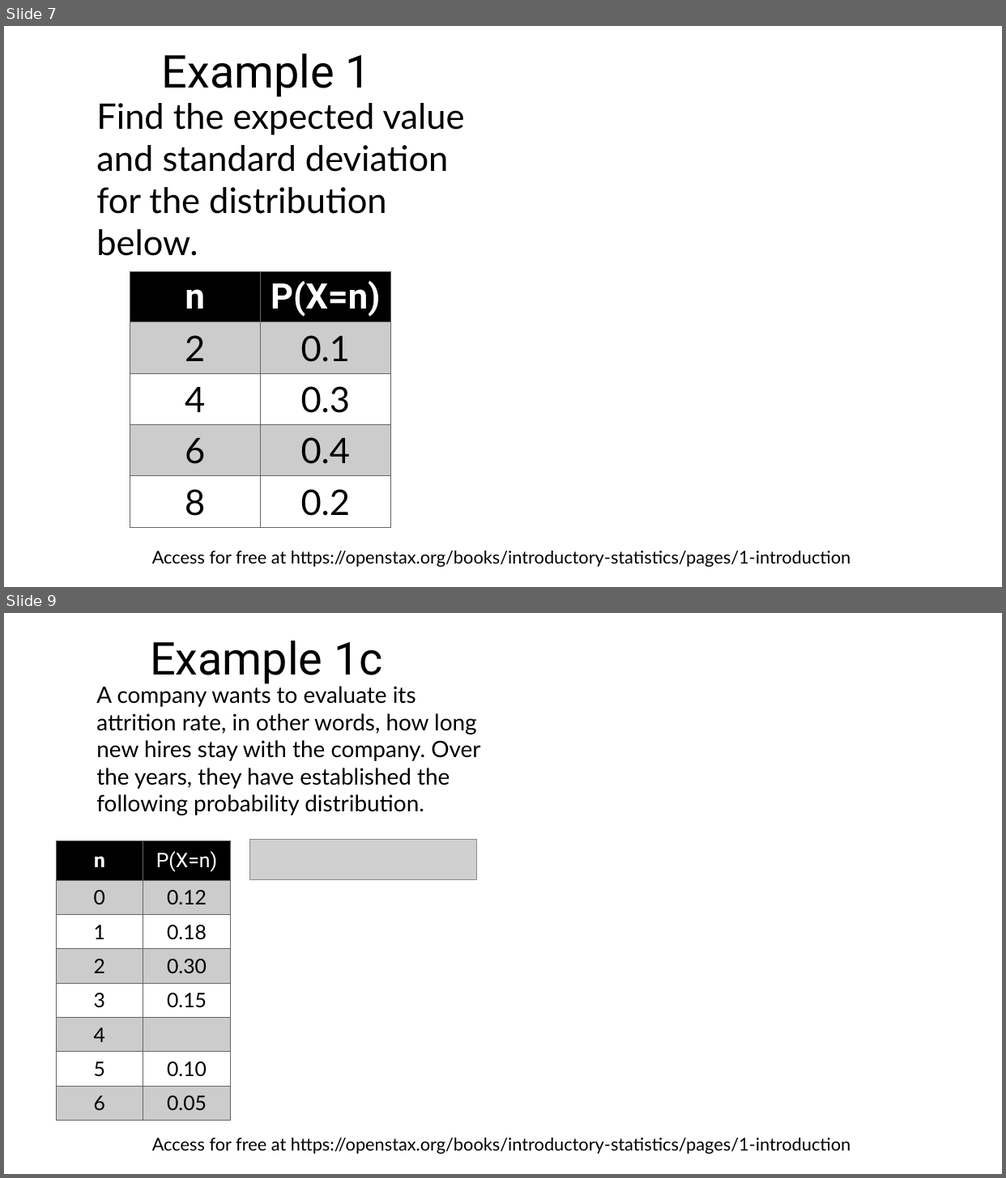
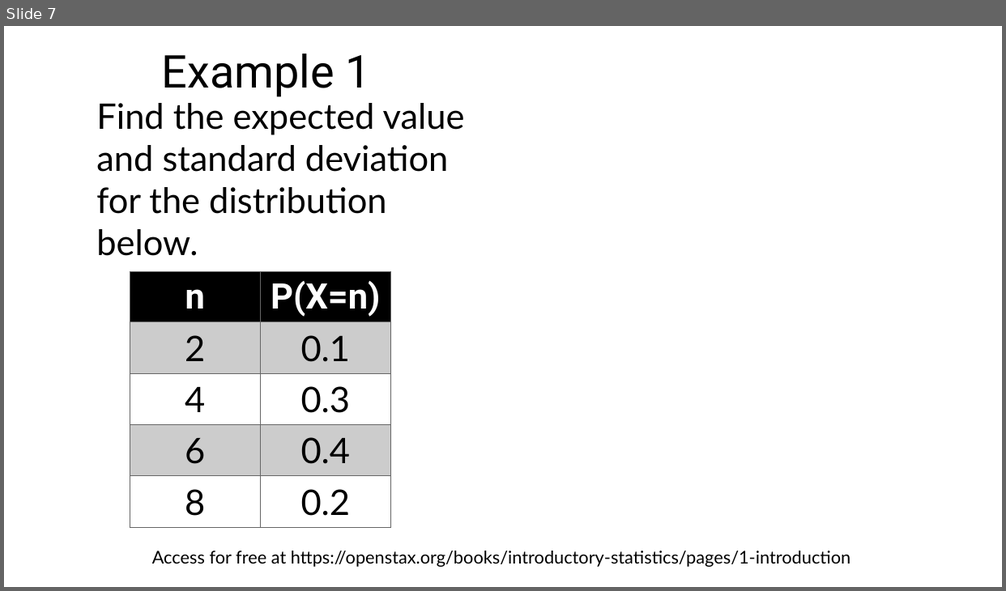
Before and after one commit to Prof-Sears/prof-sears.github.io, a slide deck: peertube_materials/expected_value_and_standard_deviation-slides.odp. Shown one above the other, each under a label of ours: slides 7 and 9 before the commit, slide 7 after it; the slides between them are not shown. The pictures are 1006x1178 and 1006x591 pixels, drawn with LibreOffice and Linux fonts; fonts in the diff are those of the drawing; grey boxes stand for pictures. Boxes give left, top, right and bottom in pixels: in the first picture for what was removed or moved away, otherwise in the second. Text is boxed around its words. In the diff, an @@ line names an element or a change of style, - is before the commit and + after.

```diff
--- a/peertube_materials/expected_value_and_standard_deviation-slides.odp
+++ b/peertube_materials/expected_value_and_standard_deviation-slides.odp
@@ slide 9 removed at [4, 613, 1002, 1174], background #FFFFFF @@
@@ title removed at [150, 641, 383, 684] @@
-Example 1c
@@ text removed at [96, 683, 480, 815] @@
-A company wants to evaluate its attrition rate, in other words, how long new hires stay with the company. Over the years, they have established the following probability distribution.
@@ table removed at [56, 841, 229, 1121], 8 rows, 2 columns @@
-n | P(X=n)
-0 | 0.12
-1 | 0.18
-2 | 0.30
-3 | 0.15
-4 | 
-5 | 0.10
-6 | 0.05
@@ picture removed at [249, 839, 477, 880] @@
@@ text removed at [152, 1138, 850, 1154] @@
-Access for free at https://openstax.org/books/introductory-statistics/pages/1-introduction
```
Also in this commit, not shown: 1 other slide removed.
